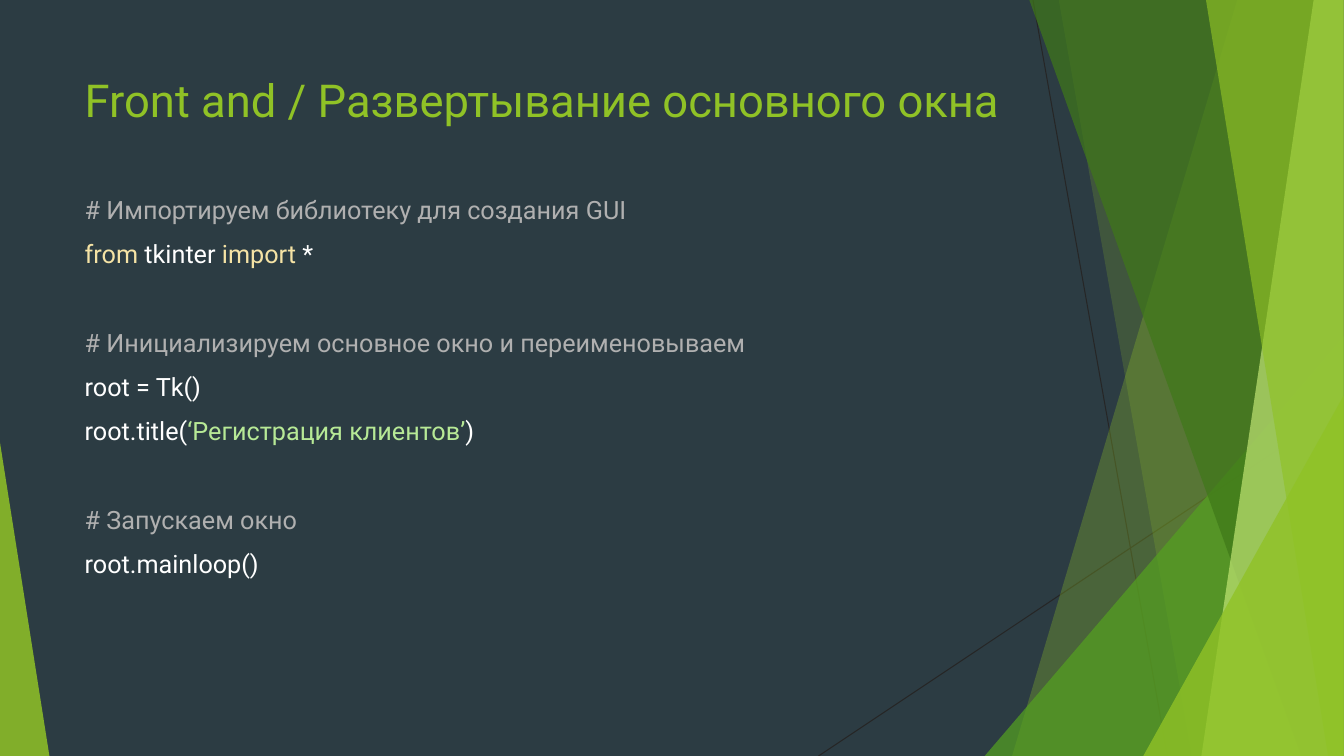
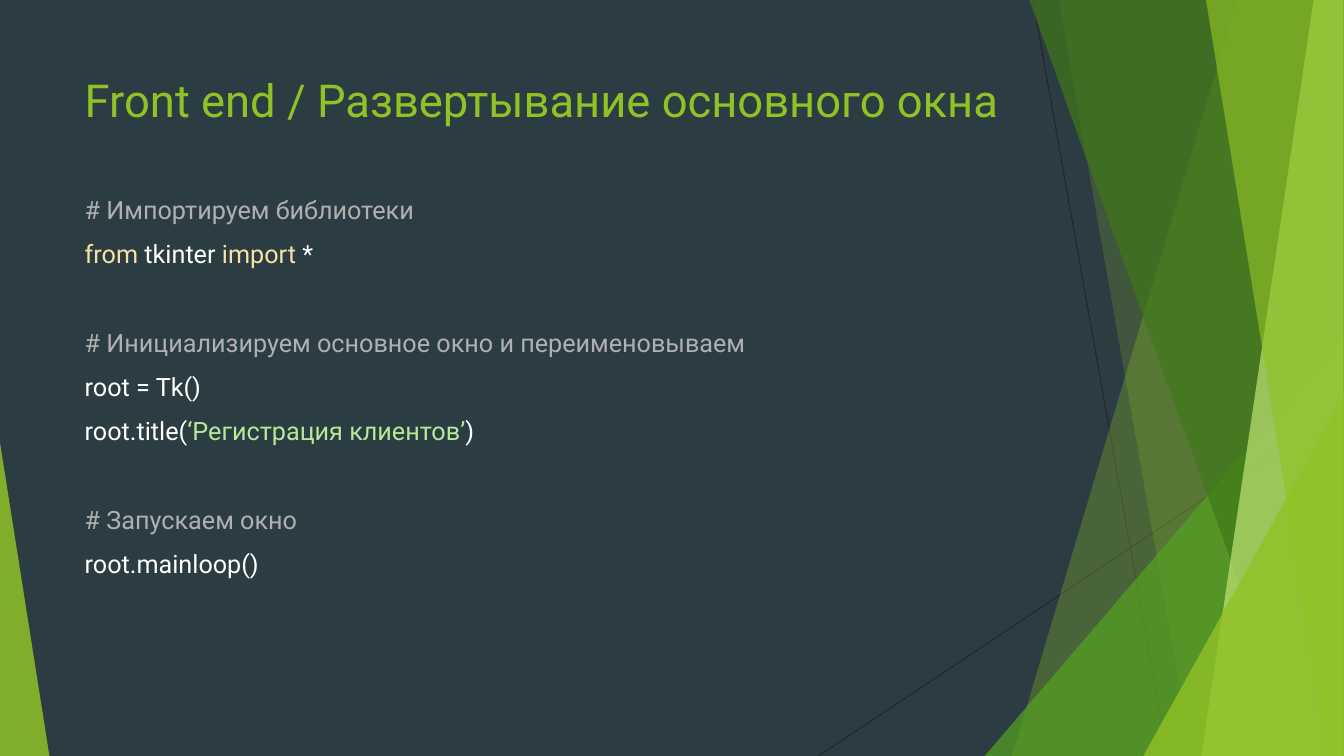
Before and after one commit to Yegor9151/for_corund, a slide deck: slide 6 of course_project_for_korund/ver 1.1/уроки/урок 6.pptx (slide 4 before the commit). Drawn at 1344x756 pixels with LibreOffice and Linux fonts; fonts in the diff are those of the drawing. Boxes give left, top, right and bottom in pixels: in the first picture for what was removed or moved away, otherwise in the second. Text is boxed around its words. In the diff, an @@ line names an element or a change of style, - is before the commit and + after.

```diff
--- a/course_project_for_korund/ver 1.1/уроки/урок 6.pptx
+++ b/course_project_for_korund/ver 1.1/уроки/урок 6.pptx
@@ title at <box>85,83,998,126</box>: text changed @@
-Front and / Развертывание основного окна
+Front end / Развертывание основного окна
@@ text at <box>106,200,414,225</box>: text changed @@
-# Импортируем библиотеку для создания GUI
+# Импортируем библиотеки
```
Also in this commit, not shown: 4 other slides changed, 18 slides added.
